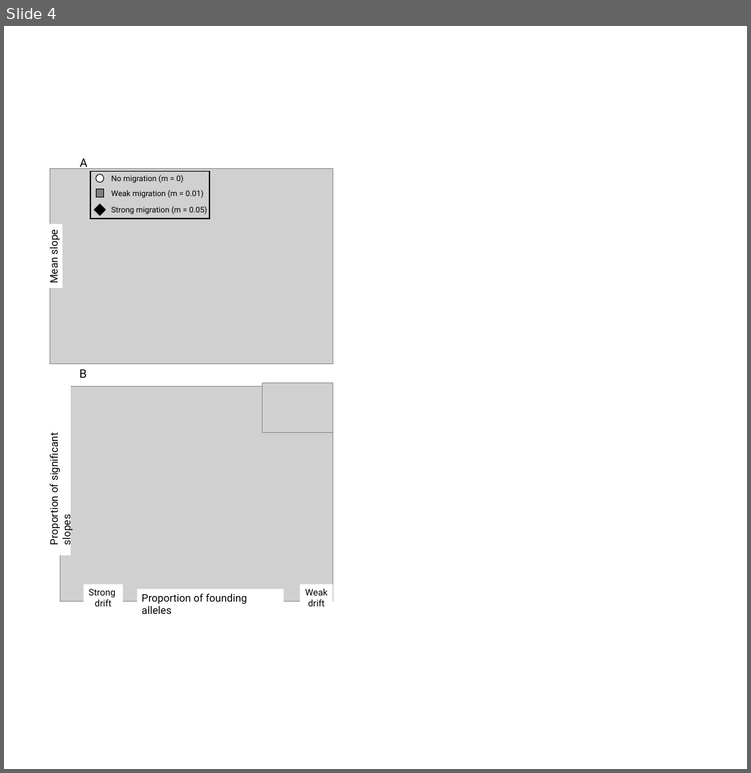
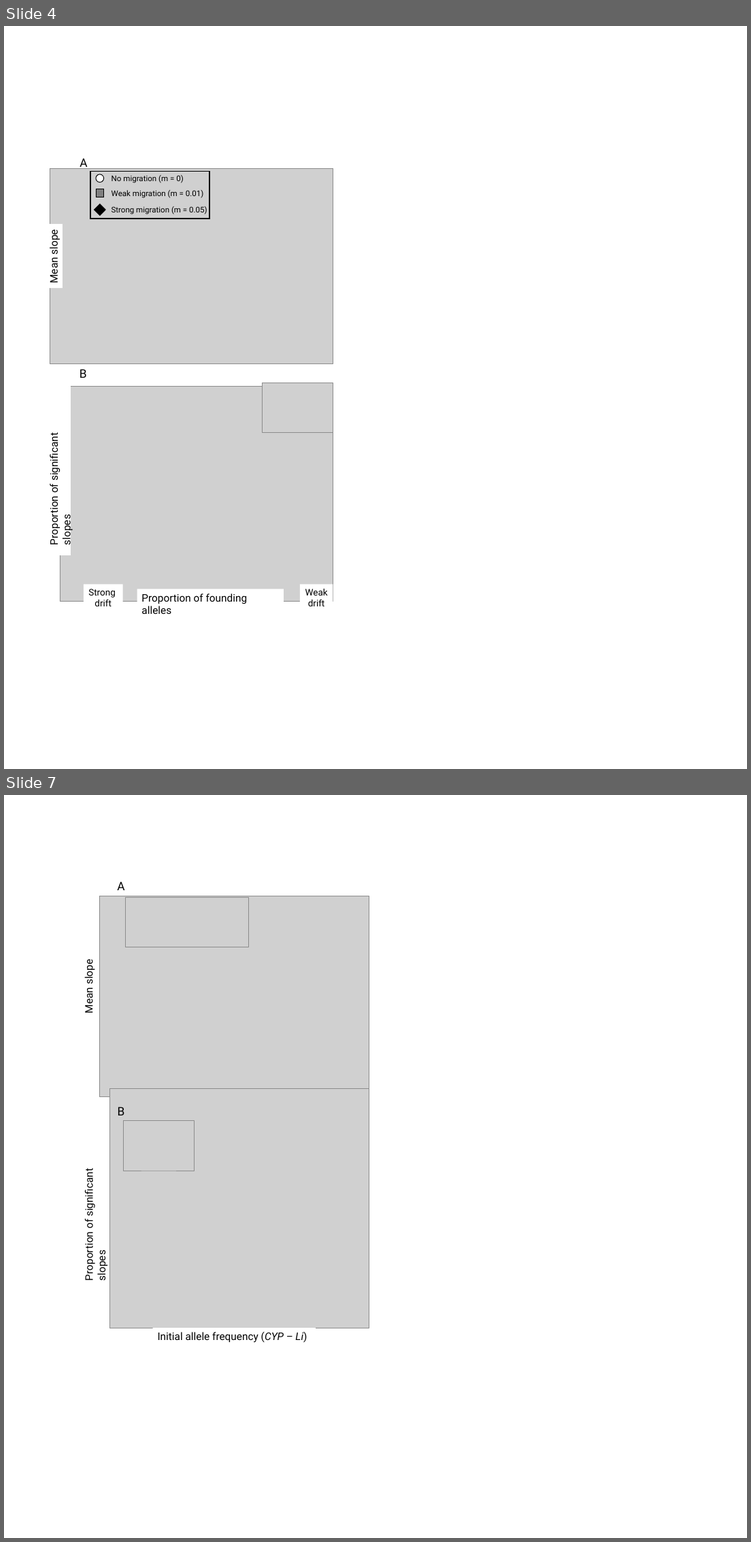
Before and after one commit to James-S-Santangelo/Simulating-Evolutionary-Clines-SEC-, a slide deck: SEC_Manuscript-Figures.pptx. Shown one above the other, each under a label of ours: slide 4 before the commit, slides 4 and 7 after it; the slides between them are not shown. The pictures are 751x773 and 751x1542 pixels, drawn with LibreOffice and Linux fonts; fonts in the diff are those of the drawing; grey boxes stand for pictures. Boxes give left, top, right and bottom in pixels: in the first picture for what was removed or moved away, otherwise in the second. Text is boxed around its words. In the diff, an @@ line names an element or a change of style, - is before the commit and + after.

```diff
--- a/SEC_Manuscript-Figures.pptx
+++ b/SEC_Manuscript-Figures.pptx
@@ slide 7 added at [4,795,747,1538], background #FFFFFF @@
@@ group added at [79,881,369,1344]: 4 pictures, 3 rectangles, 2 texts @@
+Proportion of significant slopes
+Mean slope
+Initial allele frequency (CYP – Li)
+A
+B
```
Also in this commit, not shown: 1 slide changed, 2 other slides added, 1 slide removed, 2 other files.
